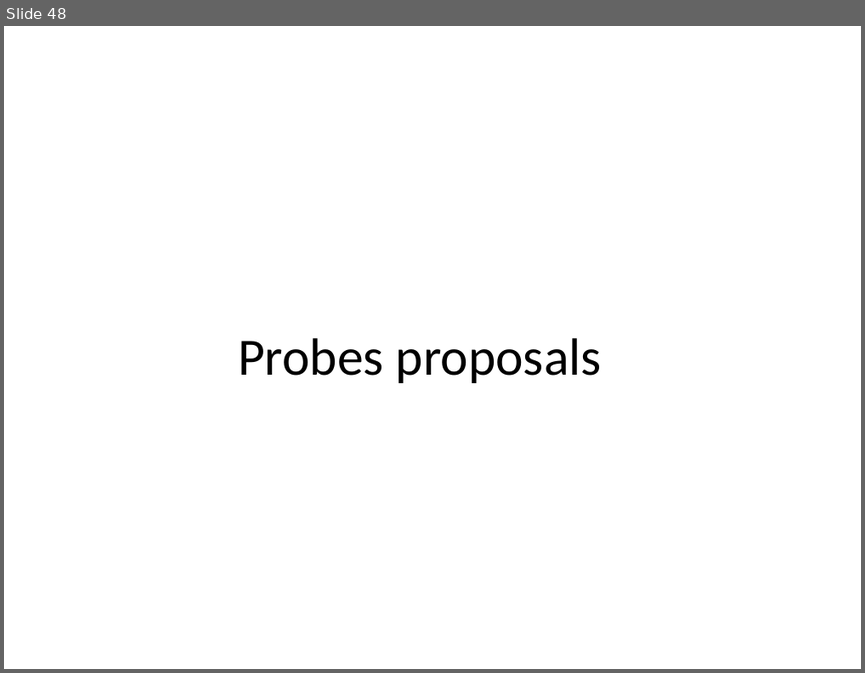
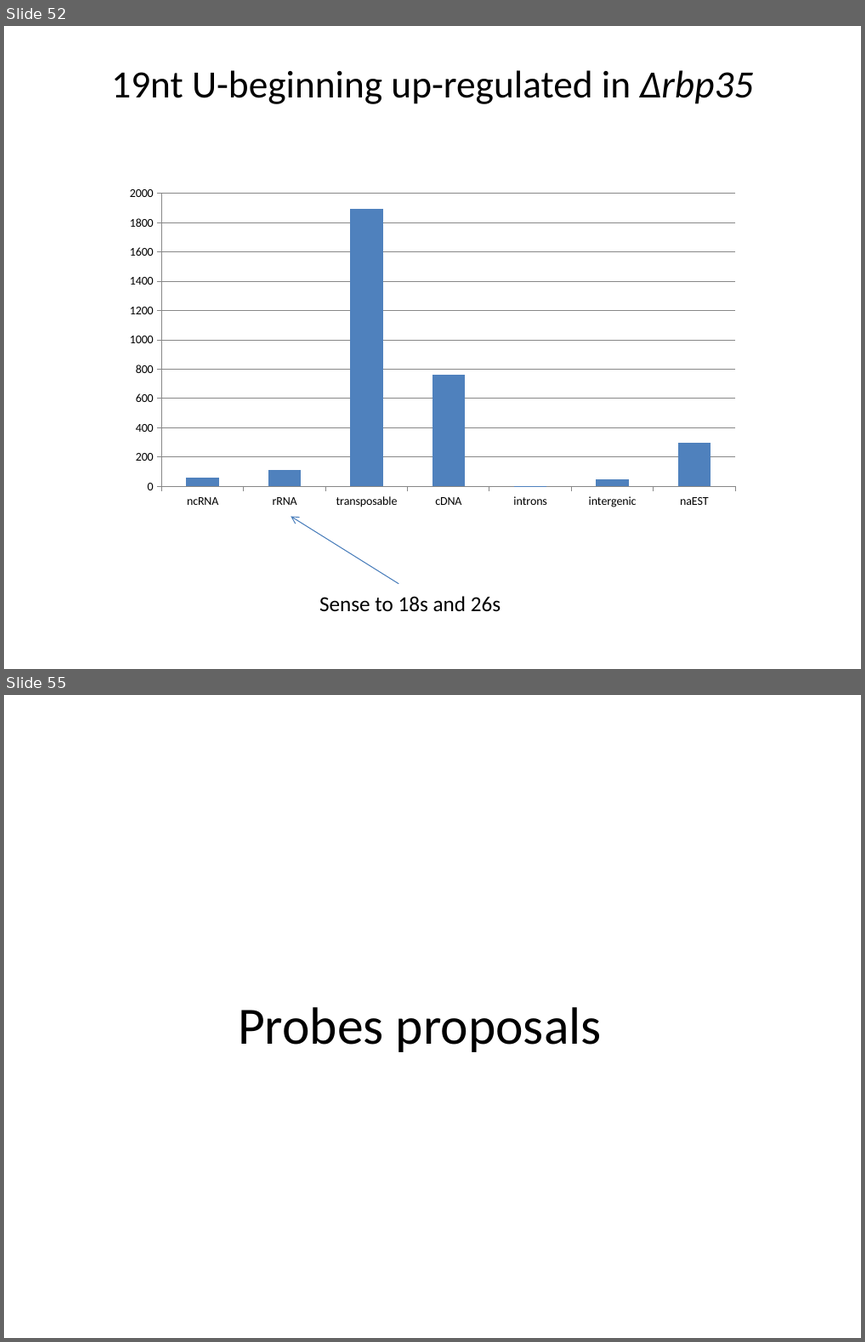
Before and after one commit to wilkinsonlab/m-oryzae-polya, a slide deck: doc/small/small_presentation.pptx. Shown one above the other, each under a label of ours: slide 48 before the commit, slides 52 and 55 after it; the slides between them are not shown. The pictures are 865x673 and 865x1342 pixels, drawn with LibreOffice and Linux fonts; fonts in the diff are those of the drawing. Boxes give left, top, right and bottom in pixels: in the first picture for what was removed or moved away, otherwise in the second. Text is boxed around its words. In the diff, an @@ line names an element or a change of style, - is before the commit and + after.

```diff
--- a/doc/small/small_presentation.pptx
+++ b/doc/small/small_presentation.pptx
@@ slide 52 added at [4, 26, 861, 669], background #FFFFFF @@
@@ title added at [111, 70, 754, 104], 32.4 pt, text #000000 @@
+19nt U-beginning up-regulated in ∆rbp35
@@ column chart added at [117, 180, 748, 516] @@
+categories: ncRNA, rRNA, transposable, cDNA, introns, intergenic, naEST
+Series 1: 60, 110, 1890, 760, 0, 50, 300
@@ arrow added from (399, 584) to (291, 516), #4B7EBC 0.75 pt @@
@@ text added at [319, 596, 500, 612], 18 pt, text #000000 @@
+Sense to 18s and 26s
@@ what was slide 48 is now slide 55 @@
```
Also in this commit, not shown: 6 other slides added, 4 other files.
